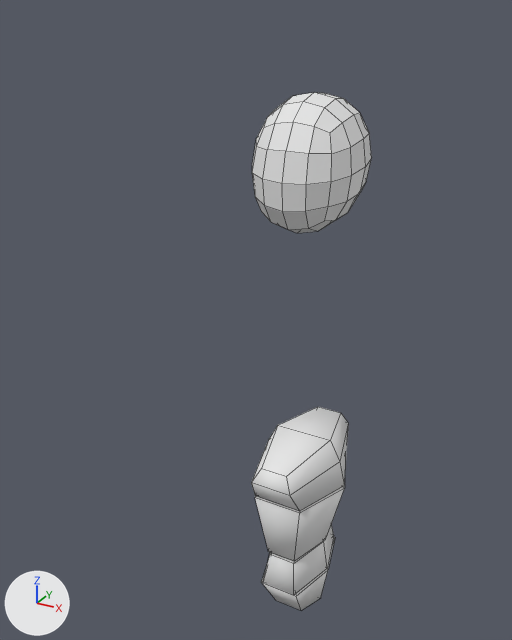
Renders of the Blender file Blender/UI/Player.blend from each side of a commit.
Rendered twice from a 50 mm lens placed at (4.31, -9.54, 8.8), pointed at (-0.83, -0.2, 4.13). Lighting does not change. The marker at lower left points along +X, +Y and +Z. The picture after the commit comes second. Mesh edges are drawn as thin lines.

In view in the first picture: 'Head', 'Hip', 'chest', 'shoulder', 'waist'.
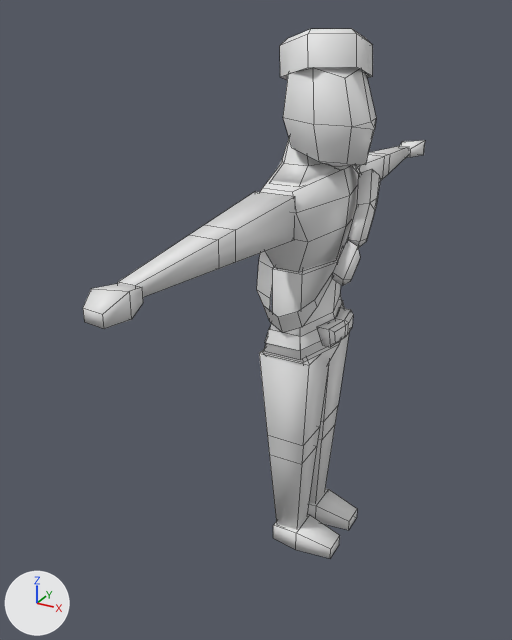
Location of each change, [x1, y1, x2, y2] in pixels of the pictures (512 x 640 px):
'Head', deleted: before [252, 92, 372, 233]
'chest', reshaped, moved, rescaled: before [255, 484, 345, 561]; after [260, 165, 360, 273]
'Cube.007', added: after [259, 349, 329, 529]
'Cube.005', added: after [118, 191, 295, 297]
'Cube.006', added: after [283, 67, 376, 167]
'shoulder', deleted: before [251, 407, 348, 511]
'waist', reshaped, moved, rescaled: before [263, 524, 334, 595]; after [264, 247, 343, 360]
'Cylinder.003', added: after [280, 29, 373, 80]
'Cube.002', added: after [83, 140, 425, 329]
'Cube.001', added: after [309, 333, 349, 503]
'Cube.008', added: after [273, 514, 340, 558]
'Cylinder', added: after [257, 165, 358, 333]
'Cylinder.001', added: after [347, 169, 380, 248]
'Hip', reshaped, moved, rescaled: before [261, 537, 335, 610]; after [262, 340, 341, 364]
'Cube.004', added: after [271, 138, 339, 184]
'Cube.003', added: after [307, 489, 357, 530]
'Cube', added: after [356, 146, 409, 181]
'fanny pack', added: after [317, 307, 353, 347]
'Cylinder.002', added: after [332, 239, 360, 286]
'waist.001', added: after [265, 300, 344, 351]

What changed in the scene script:
```text
Change me_cube_004:
    used by ob_hip; location = (0.0, 0.0, -0.9); scale = (1.0, 0.787, 1.0)
    remove me_cube_004.from_pydata(...)  # 18 vertices, 16 faces; spans x -0.58..0.58, y -1.1..1.1, z -0.53..0.44
    add me_cube_004.from_pydata(...)  # 18 vertices, 16 faces; spans x -0.58..0.58, y -0.87..0.87, z -0.39..0.44
    me_cube_004 part 1
    14 vertices are removed from x -0.46..0.46, y -1.1..1.1, z -0.53..0.44
    16 faces are deleted
    14 vertices are added at x -0.35..0.35, y -0.87..0.87, z -0.39..0.44
    16 new faces join them
Change me_cube_005:
    used by ob_waist; location = (0.0, 0.0, 0.28); scale = (0.908, 1.0, 1.0)
    remove me_cube_005.from_pydata(...)  # 24 vertices, 22 faces; spans x -0.62..0.62, y -0.89..0.89, z -1.17..-0.19
    add me_cube_005.from_pydata(...)  # 30 vertices, 28 faces; spans x -0.57..0.57, y -0.89..0.89, z -0.71..0.99
    me_cube_005 part 2: the whole mesh is rebuilt
Change me_cube_006:
    used by ob_chest; location = (0.0, 0.0, 0.04); scale = (0.908, 1.0, 0.971)
    remove me_cube_006.from_pydata(...)  # 24 vertices, 22 faces; spans x -0.89..0.89, y -0.98..0.98, z -0.22..1.38
    add me_cube_006.from_pydata(...)  # 30 vertices, 28 faces; spans x -0.61..0.61, y -1.23..1.23, z -0.71..0.82
    me_cube_006 part 3: the whole mesh is rebuilt
Add me_cube_008:
    me_cube_008.from_pydata([(-0.53, 0.0, -0.33), (-0.29, -0.85, -0.33), (0.29, 0.85, -0.33), (-0.29, 0.85, -0.33), (0.53, 0.0, -0.33), (0.29, -0.85, -0.33), (-0.26, 0.8, -0.13), (0.26, 0.8, -0.13), (0.26, -0.8, -0.13), (-0.26, -0.8, -0.13), (-0.47, 0.0, -0.13), (0.47, 0.0, -0.13)], [], [(2, 7, 11, 4), (1, 9, 10, 0), (0, 10, 6, 3), (3, 6, 7, 2), (4, 11, 8, 5), (5, 8, 9, 1)])
    me_cube_008.polygons.foreach_set('use_smooth', [True] * 6)
Remove ob_head:
    ob_head = bpy.data.objects.new('Head', me_cube_001)
Change ob_hip:
    ob_hip.scale: (1.0, 0.787, 1.0) -> (1.0, 1.0, 1.0)
    ob_hip.location: (0.0, 0.0, -0.9) -> (0.0, 0.0, 3.71)
Change ob_waist:
    ob_waist.scale: (0.908, 1.0, 1.0) -> (1.0, 1.0, 1.0)
    ob_waist.location: (0.0, 0.0, 0.28) -> (0.0, 0.0, 4.46)
Remove ob_shoulder:
    ob_shoulder = bpy.data.objects.new('shoulder', me_cube_002)
Change ob_chest:
    ob_chest.scale: (0.908, 1.0, 0.971) -> (1.0, 1.0, 1.0)
    ob_chest.location: (0.0, 0.0, 0.04) -> (0.0, 0.0, 5.87)
Add ob_cube_008:
    ob_cube_008 = bpy.data.objects.new('Cube.008', me_cube_014)  # 12 vertices, 10 faces; spans x -0.347..0.743, y -1.113..-0.555, z -0.279..0.082
    ob_cube_008.location = (0.1, 0.42, 0.47)
Add ob_cube_007:
    ob_cube_007 = bpy.data.objects.new('Cube.007', me_cube_013)  # 17 vertices, 17 faces; spans x -0.43..0.43, y -0.31..3.4, z -1.23..-0.37
    ob_cube_007.location = (0.0, 0.4, 3.87)
    ob_cube_007.rotation_euler = (-1.571, 0.0, 0.0)  # degrees (-90, 0, 0)
Add ob_cube_005:
    ob_cube_005 = bpy.data.objects.new('Cube.005', me_cube_011)  # 17 vertices, 17 faces; spans x -0.3..0.3, y -5.58..-2.18, z -0.3..0.3
    ob_cube_005.location = (0.0, 1.21, 6.22)
Add ob_fanny_pack:
    ob_fanny_pack = bpy.data.objects.new('fanny pack', me_cube_009)  # 20 vertices, 19 faces; spans x 0.351..0.664, y -0.426..0.426, z -0.413..-0.097
    ob_fanny_pack.location = (0.0, 0.0, 4.46)
    ob_fanny_pack.scale = (1.03, 1.03, 1.0)
Add ob_waist_001:
    ob_waist_001 = bpy.data.objects.new('waist.001', me_cube_008)
    ob_waist_001.location = (0.0, 0.0, 4.46)
    ob_waist_001.scale = (1.03, 1.03, 1.0)
Add ob_cylinder_003:
    ob_cylinder_003 = bpy.data.objects.new('Cylinder.003', me_cylinder_003)  # 38 vertices, 33 faces; spans x -0.78..0.56, y -0.64..1.21, z 0.0..0.51
    ob_cylinder_003.location = (0.15, 0.05, 7.93)
    ob_cylinder_003.rotation_euler = (-0.247, -0.148, 0.0427)  # degrees (-14, -8.5, 2.4)
Add ob_cylinder_002:
    ob_cylinder_002 = bpy.data.objects.new('Cylinder.002', me_cylinder_002)  # 12 vertices, 10 faces; spans x 0.54..0.961, y -0.759..-0.132, z -0.393..-0.028
    ob_cylinder_002.parent = ob_cylinder
    ob_cylinder_002.location = (-0.0496, -0.115, 5.858)
    ob_cylinder_002.rotation_euler = (0.912, 0.0, 0.0)  # degrees (52, 0, 0)
Add ob_cylinder:
    ob_cylinder = bpy.data.objects.new('Cylinder', me_cylinder)  # 32 vertices, 16 faces; spans x -0.85..0.98, y -1.18..0.87, z -2.24..0.43
    ob_cylinder.location = (-0.05, -0.12, 5.86)
    ob_cylinder.rotation_euler = (0.912, 0.0, 0.0)  # degrees (52, 0, 0)
    ob_cylinder.scale = (0.743, 1.4, 0.188)
Add ob_cylinder_001:
    ob_cylinder_001 = bpy.data.objects.new('Cylinder.001', me_cylinder_001)  # 20 vertices, 19 faces; spans x 0.584..0.98, y -0.147..0.991, z -0.392..0.033
    ob_cylinder_001.parent = ob_cylinder
    ob_cylinder_001.location = (-0.0496, -0.115, 5.858)
    ob_cylinder_001.rotation_euler = (0.912, 0.0, 0.0)  # degrees (52, 0, 0)
Add ob_cube_006:
    ob_cube_006 = bpy.data.objects.new('Cube.006', me_cube_001_1)  # 27 vertices, 26 faces; spans x -0.218..1.104, y -0.57..0.57, z -0.707..0.765
    ob_cube_006.location = (-0.18, 0.0, 7.42)
Add ob_cube_004:
    ob_cube_004 = bpy.data.objects.new('Cube.004', me_cube_012)  # 18 vertices, 16 faces; spans x -0.364..0.463, y -0.667..0.667, z -0.04..0.515
    ob_cube_004.location = (-0.06, 0.0, 6.62)
    ob_cube_004.scale = (1.19, 1.27, 1.19)
Add ob_cube_003:
    ob_cube_003 = bpy.data.objects.new('Cube.003', me_cube_010)  # 12 vertices, 10 faces; spans x -0.347..0.743, y -0.279..0.279, z -0.279..0.082
    ob_cube_003.location = (0.1, 0.42, 0.47)
Add ob_cube_002:
    ob_cube_002 = bpy.data.objects.new('Cube.002', me_cube_007)  # 12 vertices, 10 faces; spans x -0.156..0.313, y -0.248..0.434, z -0.112..0.173; modifiers MIRROR
    ob_cube_002.location = (0.0, 4.57, 6.22)
Add ob_cube_001:
    ob_cube_001 = bpy.data.objects.new('Cube.001', me_cube_003)  # 17 vertices, 17 faces; spans x -0.43..0.43, y -0.31..3.4, z -0.43..0.43
    ob_cube_001.location = (0.0, 0.4, 3.87)
    ob_cube_001.rotation_euler = (-1.571, 0.0, 0.0)  # degrees (-90, 0, 0)
Add ob_cube:
    ob_cube = bpy.data.objects.new('Cube', me_cube)  # 17 vertices, 17 faces; spans x -0.3..0.3, y -0.24..3.16, z -0.3..0.3
    ob_cube.location = (0.0, 1.21, 6.22)
```
